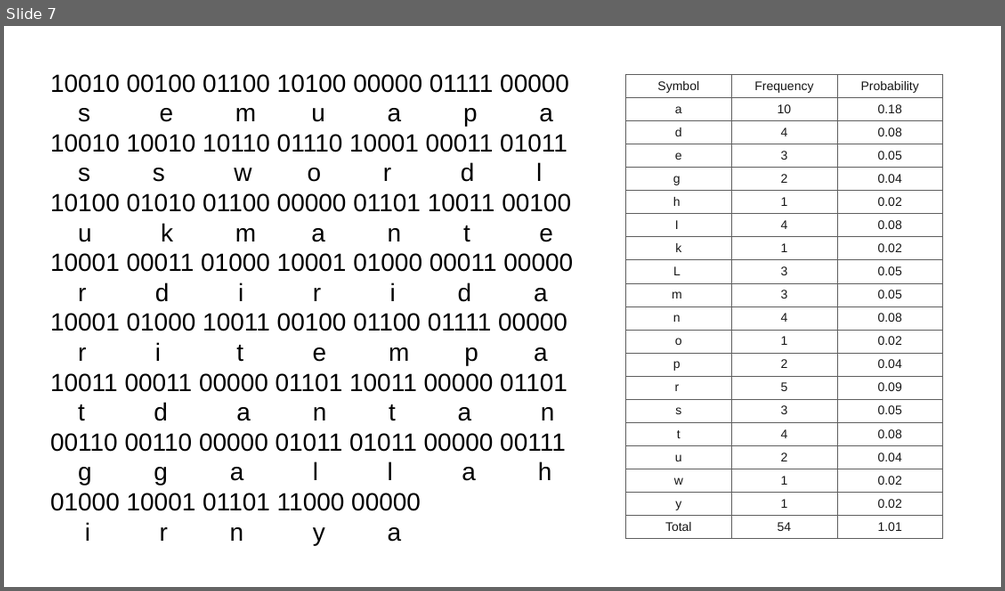
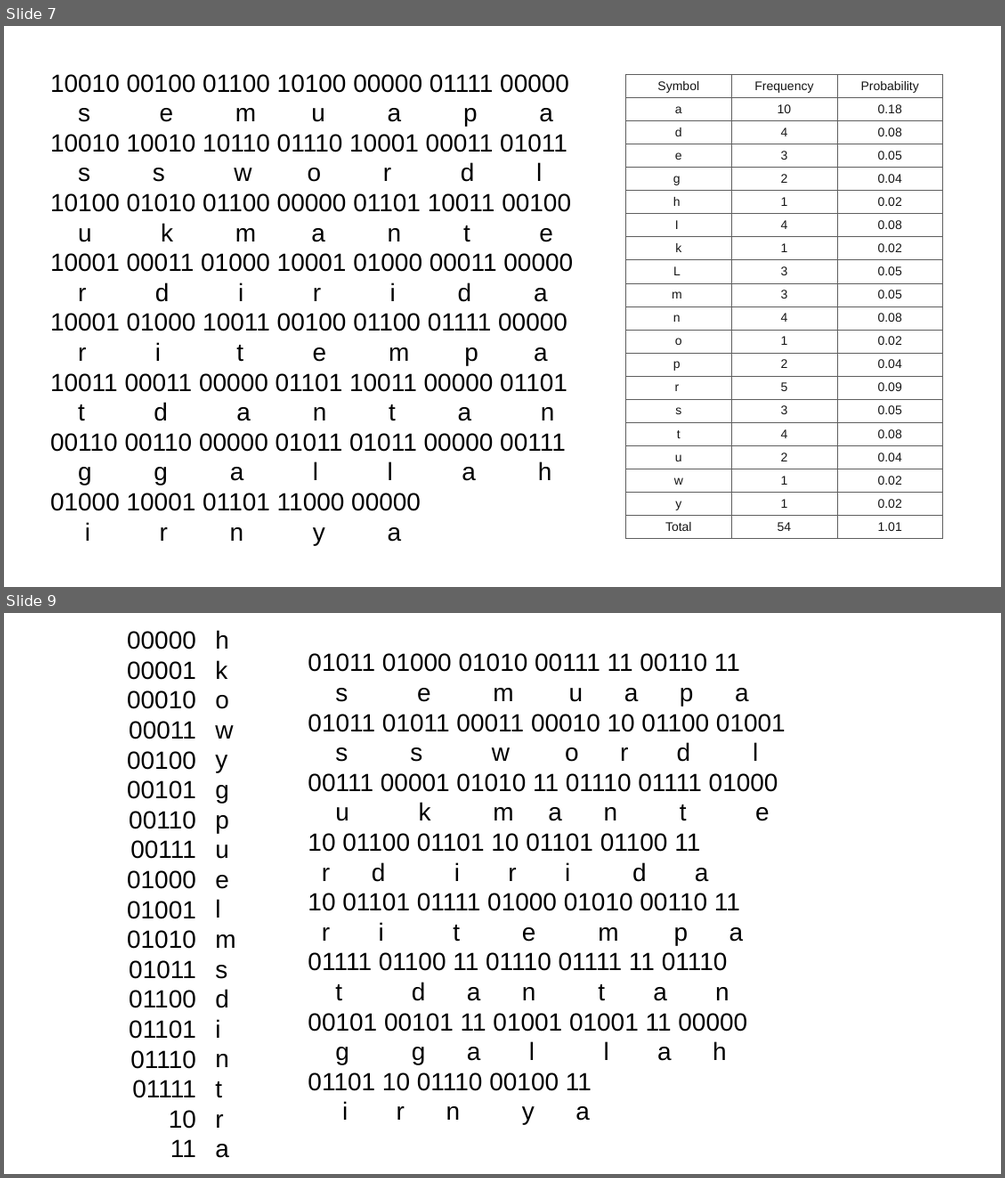
Before and after one commit to eunikekristianti/PMC, a slide deck: Latihan 6/Latihan 6_18320019.pptx. Shown one above the other, each under a label of ours: slide 7 before the commit, slides 7 and 9 after it; the slides between them are not shown. The pictures are 1005x591 and 1005x1178 pixels, drawn with LibreOffice and Linux fonts; fonts in the diff are those of the drawing. Boxes give left, top, right and bottom in pixels: in the first picture for what was removed or moved away, otherwise in the second. Text is boxed around its words. In the diff, an @@ line names an element or a change of style, - is before the commit and + after.

```diff
--- a/Latihan 6/Latihan 6_18320019.pptx
+++ b/Latihan 6/Latihan 6_18320019.pptx
@@ slide 9 added at (x1=4, y1=613, x2=1001, y2=1174), background #FFFFFF @@
@@ text added at (x1=127, y1=631, x2=196, y2=1157), 48 pt, text #000000 @@
+00000
+00001
+00010
+00011
+00100
+00101
+00110
+00111
+01000
+01001
+01010
+01011
+01100
+01101
+01110
+01111
+10
+11
@@ text added at (x1=215, y1=630, x2=235, y2=1158), 48 pt, text #000000 @@
+h
+k
+o
+w
+y
+g
+p
+u
+e
+l
+m
+s
+d
+i
+n
+t
+r
+a
@@ text added at (x1=307, y1=653, x2=785, y2=1125), 48 pt, text #000000 @@
+01011 01000 01010 00111 11 00110 11
+s e m u a p a
+01011 01011 00011 00010 10 01100 01001
+s s w o r d l
+00111 00001 01010 11 01110 01111 01000
+u k m a n t e
+10 01100 01101 10 01101 01100 11
+r d i r i d a
+10 01101 01111 01000 01010 00110 11
+r i t e m p a
+01111 01100 11 01110 01111 11 01110
+t d a n t a n
+00101 00101 11 01001 01001 11 00000
+g g a l l a h
+01101 10 01110 00100 11
+i r n y a
```
Also in this commit, not shown: 3 slides changed, 1 other slide added, 1 other file.
